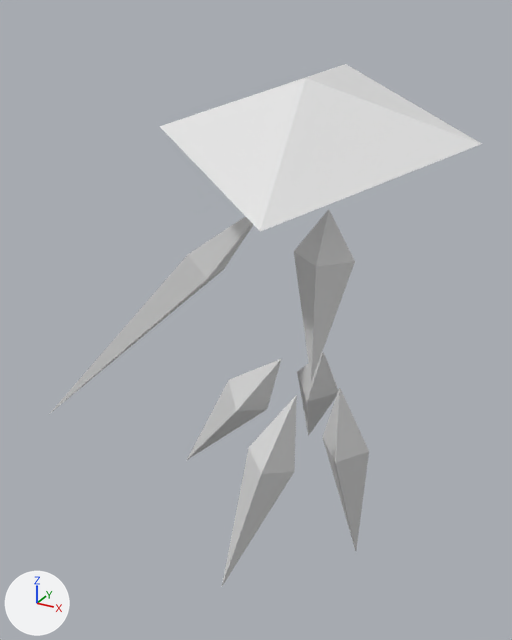
What one commit did to the Blender file Enemies/Clarity.blend.
Before and after are seen from a camera (50 mm lens) standing at (11.3, -25.7, 18.3) and looking at (-4.6, 3.2, 3.9). Every picture has the same lights, and +X, +Y and +Z are marked at lower left. The older version comes first.

Names of what the first picture shows: 'Arm', 'Chest', 'Hat', 'Skirt'.
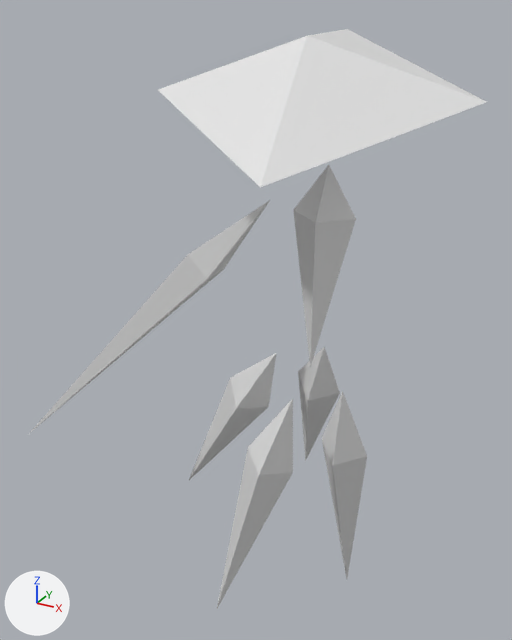
Location of each change, (x1, y1, x2, y2) in pixels of the pictures (512 x 640 px):
'Hat', moved
    before: (160, 64, 481, 231)
    after: (158, 29, 486, 187)
'Skirt', reshaped, turned
    before: (187, 352, 369, 586)
    after: (189, 347, 367, 608)
'Chest', reshaped, moved (17% taller)
    before: (294, 210, 355, 382)
    after: (293, 165, 356, 367)

The change, as a list of edits to the scene's bpy script:
```text
Change me_cube:
    used by ob_skirt; location = (-1.25, 1.1, 0.0); rotation_euler = (0.00521, 0.443, -0.734), in degrees (0.3, 25, -42)
    remove me_cube.from_pydata(...)  # 6 vertices, 8 faces; spans x 1.01..3.88, y 1.02..3.89, z -8.54..3.89
    add me_cube.from_pydata(...)  # 6 vertices, 8 faces; spans x 1.1..4.06, y 0.97..3.89, z -11.56..3.95
    me_cube part 1
    me_cube.vertices[0].co: (1.01, 1.02, 3.89) -> (1.28, 1.15, 3.95)  # pixel (339, 386) -> pixel (342, 390)
    me_cube.vertices[1].co: (2.66, 2.66, 0.6) -> (2.76, 2.62, 0.51)  # pixel (369, 451) -> pixel (367, 456)
    me_cube.vertices[2].co: (3.88, 3.89, -8.54) -> (4.06, 3.89, -11.56)  # pixel (356, 552) -> not seen
    me_cube.vertices[3].co: (2.7, 1.02, 0.23) -> (2.76, 0.97, 0.21)  # pixel (335, 462) -> pixel (332, 465)
    me_cube.vertices[4].co: (1.02, 2.71, 0.23) -> (1.1, 2.68, 0.23)
    me_cube.vertices[5].co: (1.06, 1.07, -0.14) -> (1.1, 1.02, -0.07)  # pixel (322, 437) -> pixel (321, 438)
Change me_cube_003:
    used by ob_chest; location = (0.33, 0.0, 8.0); rotation_euler = (0.0107, 0.0621, 0.17), in degrees (0.6, 3.6, 10)
    before: 0 (0.0, 0.0, 3.0) at pixel (328, 209), 1 (1.3, 0.0, 1.0) at pixel (355, 261), 3 (0.0, -1.3, 1.0) at pixel (315, 266), 4 (0.0, 1.3, 1.0), 5 (-1.3, 0.0, 1.0) at pixel (293, 251)
    remove me_cube_003.from_pydata(...)  # 6 vertices, 8 faces; spans x -1.3..1.3, y -1.3..1.3, z -5.0..3.0
    add me_cube_003.from_pydata(...)  # 6 vertices, 8 faces; spans x -1.3..1.3, y -1.3..1.3, z -7.0..2.0
    me_cube_003 part 2
    add for i in [0, 1, 3, 4, 5]: me_cube_003.vertices[i].co += Vector((0.0, 0.0, -1.0))
    me_cube_003.vertices[2].co: (0.0, 0.0, -5.0) -> (0.0, 0.0, -7.0)  # pixel (311, 382) -> pixel (310, 367)
Change ob_skirt:
    ob_skirt.rotation_euler: (0.00521, 0.443, -0.734) -> (0.0, 0.436, -0.785)  # degrees (0.3, 25, -42) -> degrees (0, 25, -45)
Change ob_chest:
    ob_chest.location: (0.33, 0.0, 8.0) -> (0.33, 0.0, 10.76)
Change ob_hat:
    ob_hat.location: (0.0, 0.0, 15.0) -> (0.0, 0.0, 16.41)
```
